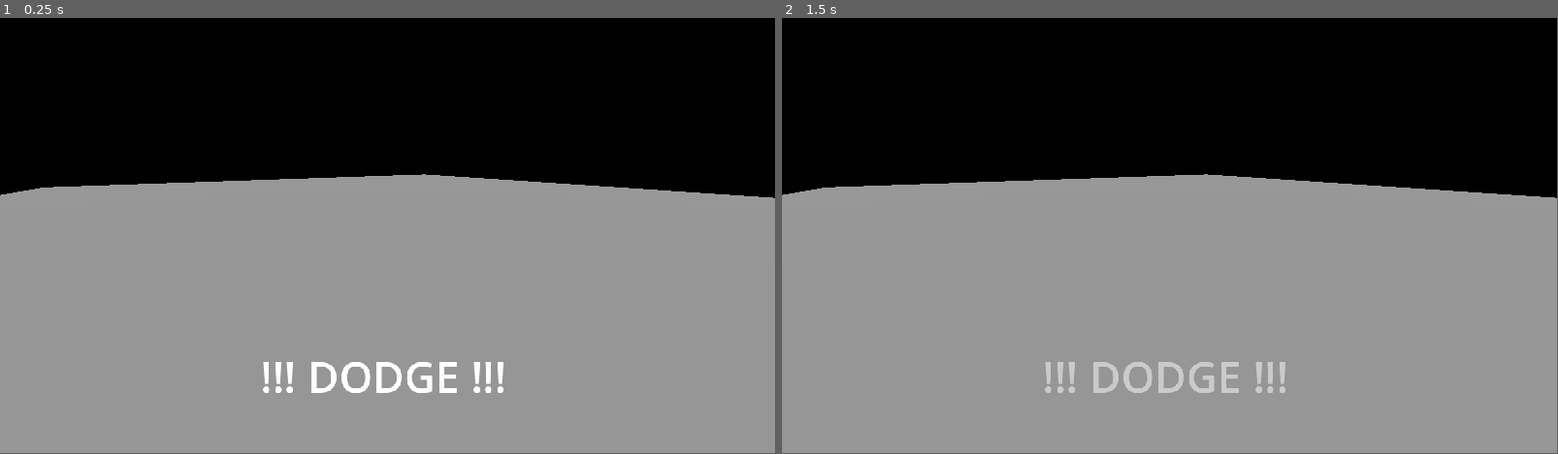
Above: before the commit, frames 1-2 (left to right).
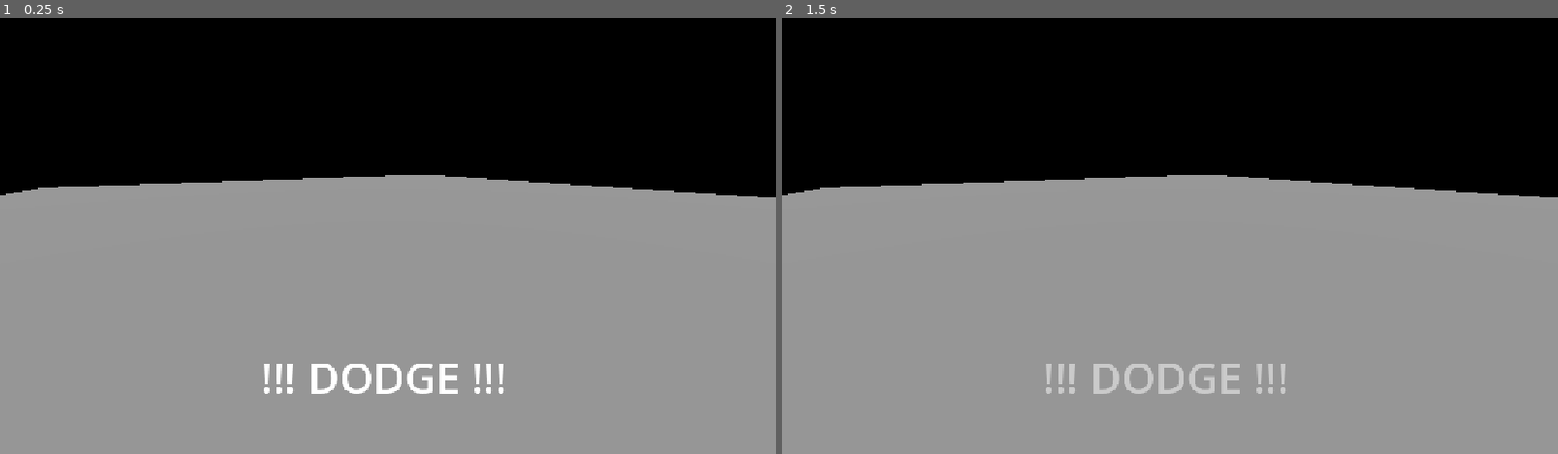
Above: after the commit, the same moments.

Repository: Game-Development-Club-at-UMD/Ludum-Dare-58
Game: Godot game, scene res://Main Scene/Main Scene.tscn
The game is run twice, just before and just after one commit, with the same random seed, the same clock (stepped at 60 frames per second) and the same inputs. Before the commit the project has no main scene; this scene is started directly in both runs.
Inputs (mouse positions are in pixels of both pictures, inside the frame that each line leads up to):
- Up to frame 1 (0.25 s): no input
- Up to frame 2 (1.5 s): tap Enter (ui_accept) at 0.5, 0.77, 1.25 s; move the mouse to (1340, 214) at 0.52 s; tap Space (Dodge) at 0.6 s; move the mouse to (1014, 257) at 1.27 s; click (1014, 257) at 1.35 s
In our replay, the window is 799x449 before the commit and 800x450 after it. These sizes can differ from the game's own. Grey fills any space a smaller window leaves; there, only what the larger window draws over its background counts as a difference.

The runs differ from the first frame. In frame 1, 0.5% of the frame differs, in the area x 0-100%, y 0-87%; in frame 2, 0.4%.

Commit message:
A start to the main menu (#2)
* A start to the main menu

its a start, needs to be adjusted for resizing the screen and the code for changing the main menu to the main game

* Slight Optimizations - Aria Williams
Swapped direct references to nodes of format:
$GrandparentNode/ParentNode/TargetNode.doFunction()
to format:
@onready var target_node = $GrandparentNode/ParentNode/TargetNode
target_node.doFunction()
for easier bugfixing in the future if node hierarchy ever changes
---------

Co-authored-by: Aria-Williams <159070680+Area9579@users.noreply.github.com>

Diff:
--- /dev/null
+++ b/ludum-dare-58/Main Menu/default_bus_layout.tres
@@ -0,0 +1,15 @@
+[gd_resource type="AudioBusLayout" format=3 uid="uid://b6nxmssy3d6mc"]
+
+[resource]
+bus/1/name = &"MUSIC"
+bus/1/solo = false
+bus/1/mute = false
+bus/1/bypass_fx = false
+bus/1/volume_db = 0.0
+bus/1/send = &"Master"
+bus/2/name = &"SFX"
+bus/2/solo = false
+bus/2/mute = false
+bus/2/bypass_fx = false
+bus/2/volume_db = 0.0
+bus/2/send = &"Master"
--- /dev/null
+++ b/ludum-dare-58/Main Menu/main_menu.gd
@@ -0,0 +1,65 @@
+extends Node2D
+
+
+@onready var sfx_volume: HSlider = $MarginContainer/VBoxContainer/SettingMenu/HBoxContainer3/SFXVolume
+@onready var music_volume: HSlider = $MarginContainer/VBoxContainer/SettingMenu/HBoxContainer2/MusicVolume
+@onready var main_volume: HSlider = $MarginContainer/VBoxContainer/SettingMenu/HBoxContainer/MainVolume
+@onready var play: Button = $MarginContainer/VBoxContainer/MainButtons/Play
+@onready var settings: Button = $MarginContainer/VBoxContainer/MainButtons/Settings
+@onready var credits: Button = $MarginContainer/VBoxContainer/MainButtons/Credits
+@onready var quit: Button = $MarginContainer/VBoxContainer/MainButtons/Quit
+@onready var fullscreen: CheckBox = $MarginContainer/VBoxContainer/SettingMenu/Fullscreen
+@onready var main_buttons: VBoxContainer = $MarginContainer/VBoxContainer/MainButtons
+@onready var setting_menu: VBoxContainer = $MarginContainer/VBoxContainer/SettingMenu
+@onready var back: Button = $MarginContainer/VBoxContainer/SettingMenu/Back
+@onready var credits_menu: VBoxContainer = $MarginContainer/VBoxContainer/CreditsMenu
+@onready var credits_back: Button = $MarginContainer/VBoxContainer/CreditsMenu/Back
+
+
+func _ready() -> void:
+	play.grab_focus()
+	fullscreen.button_pressed = true if DisplayServer.window_get_mode() == DisplayServer.WINDOW_MODE_EXCLUSIVE_FULLSCREEN else false
+	main_volume.value = db_to_linear(AudioServer.get_bus_volume_db(AudioServer.get_bus_index("Master")))
+	music_volume.value = db_to_linear(AudioServer.get_bus_volume_db(AudioServer.get_bus_index("MUSIC")))
+	sfx_volume.value = db_to_linear(AudioServer.get_bus_volume_db(AudioServer.get_bus_index("SFX")))
+
+func _on_play_pressed() -> void:
+	print("change scene")
+
+func _on_settings_pressed() -> void:
+	main_buttons.visible = false
+	setting_menu.visible = true
+	back.grab_focus()
+
+func _on_credits_pressed() -> void:
+	main_buttons.visible = false
+	credits_menu.visible = true
+	credits_back.grab_focus()
+
+func _on_quit_pressed() -> void:
+	get_tree().quit()
+
+func _on_back_pressed() -> void:
+	main_buttons.visible = true
+	if setting_menu.visible:
+		setting_menu.visible = false
+		settings.grab_focus()
+	if credits_menu.visible:
+		credits_menu.visible = false
+		credits.grab_focus()
+
+
+func _on_fullscreen_toggled(toggled_on: bool) -> void:
+	if toggled_on:
+		DisplayServer.window_set_mode(DisplayServer.WINDOW_MODE_EXCLUSIVE_FULLSCREEN)
+	else:
+		DisplayServer.window_set_mode(DisplayServer.WINDOW_MODE_MAXIMIZED)
+
+func _on_main_volume_value_changed(value: float) -> void:
+	AudioServer.set_bus_volume_linear(AudioServer.get_bus_index("Master"), value)
+
+func _on_music_volume_value_changed(value: float) -> void:
+	AudioServer.set_bus_volume_linear(AudioServer.get_bus_index("MUSIC"), value)
+
+func _on_sfx_volume_value_changed(value: float) -> void:
+	AudioServer.set_bus_volume_linear(AudioServer.get_bus_index("SFX"), value)
--- /dev/null
+++ b/ludum-dare-58/Main Menu/main_menu.tscn
@@ -0,0 +1,178 @@
+[gd_scene load_steps=3 format=3 uid="uid://thtjuhs0ipk8"]
+
+[ext_resource type="Script" uid="uid://deq27ctbeiesq" path="res://Main Menu/main_menu.gd" id="1_vccqd"]
+
+[sub_resource type="LabelSettings" id="LabelSettings_pqn6e"]
+font_size = 70
+outline_size = 10
+outline_color = Color(0, 0, 0, 1)
+
+[node name="MainMenu" type="Node2D"]
+script = ExtResource("1_vccqd")
+
+[node name="MarginContainer" type="MarginContainer" parent="."]
+offset_left = 51.0
+offset_top = 71.0
+offset_right = 1108.0
+offset_bottom = 621.0
+size_flags_horizontal = 3
+size_flags_vertical = 3
+
+[node name="VBoxContainer" type="VBoxContainer" parent="MarginContainer"]
+layout_mode = 2
+theme_override_constants/separation = 50
+
+[node name="Title" type="Label" parent="MarginContainer/VBoxContainer"]
+layout_mode = 2
+text = "The Creature Collector"
+label_settings = SubResource("LabelSettings_pqn6e")
+horizontal_alignment = 1
+vertical_alignment = 1
+
+[node name="MainButtons" type="VBoxContainer" parent="MarginContainer/VBoxContainer"]
+layout_mode = 2
+theme_override_constants/separation = 20
+
+[node name="Play" type="Button" parent="MarginContainer/VBoxContainer/MainButtons"]
+layout_mode = 2
+size_flags_vertical = 3
+theme_override_font_sizes/font_size = 50
+text = "Play"
+
+[node name="Settings" type="Button" parent="MarginContainer/VBoxContainer/MainButtons"]
+layout_mode = 2
+size_flags_vertical = 3
+theme_override_font_sizes/font_size = 50
+text = "Settings"
+
+[node name="Credits" type="Button" parent="MarginContainer/VBoxContainer/MainButtons"]
+layout_mode = 2
+size_flags_vertical = 3
+theme_override_font_sizes/font_size = 50
+text = "Credits"
+
+[node name="Quit" type="Button" parent="MarginContainer/VBoxContainer/MainButtons"]
+layout_mode = 2
+size_flags_vertical = 3
+theme_override_font_sizes/font_size = 50
+text = "Quit"
+
+[node name="SettingMenu" type="VBoxContainer" parent="MarginContainer/VBoxContainer"]
+visible = false
+layout_mode = 2
+theme_override_constants/separation = 16
+
+[node name="Back" type="Button" parent="MarginContainer/VBoxContainer/SettingMenu"]
+custom_minimum_size = Vector2(353, 0)
+layout_mode = 2
+size_flags_horizontal = 4
+theme_override_font_sizes/font_size = 50
+text = "Back"
+
+[node name="Fullscreen" type="CheckBox" parent="MarginContainer/VBoxContainer/SettingMenu"]
+layout_mode = 2
+theme_override_font_sizes/font_size = 30
+text = "Fullscreen"
+alignment = 1
+
+[node name="HBoxContainer" type="HBoxContainer" parent="MarginContainer/VBoxContainer/SettingMenu"]
+custom_minimum_size = Vector2(500, 0)
+layout_mode = 2
+size_flags_horizontal = 4
+theme_override_constants/separation = 28
+
+[node name="Label" type="Label" parent="MarginContainer/VBoxContainer/SettingMenu/HBoxContainer"]
+layout_mode = 2
+theme_override_font_sizes/font_size = 30
+text = "Main Volume"
+
+[node name="MainVolume" type="HSlider" parent="MarginContainer/VBoxContainer/SettingMenu/HBoxContainer"]
+custom_minimum_size = Vector2(250, 60)
+layout_mode = 2
+size_flags_horizontal = 10
+max_value = 1.0
+step = 0.001
+
+[node name="HBoxContainer2" type="HBoxContainer" parent="MarginContainer/VBoxContainer/SettingMenu"]
+custom_minimum_size = Vector2(500, 0)
+layout_mode = 2
+size_flags_horizontal = 4
+theme_override_constants/separation = 28
+
+[node name="Label" type="Label" parent="MarginContainer/VBoxContainer/SettingMenu/HBoxContainer2"]
+layout_mode = 2
+theme_override_font_sizes/font_size = 30
+text = "Music Volume"
+
+[node name="MusicVolume" type="HSlider" parent="MarginContainer/VBoxContainer/SettingMenu/HBoxContainer2"]
+custom_minimum_size = Vector2(250, 60)
+layout_mode = 2
+size_flags_horizontal = 10
+size_flags_vertical = 3
+max_value = 1.0
+step = 0.001
+
+[node name="HBoxContainer3" type="HBoxContainer" parent="MarginContainer/VBoxContainer/SettingMenu"]
+custom_minimum_size = Vector2(500, 0)
+layout_mode = 2
+size_flags_horizontal = 4
+theme_override_constants/separation = 28
+
+[node name="Label" type="Label" parent="MarginContainer/VBoxContainer/SettingMenu/HBoxContainer3"]
+layout_mode = 2
+theme_override_font_sizes/font_size = 30
+text = "SFX Volume"
+
+[node name="SFXVolume" type="HSlider" parent="MarginContainer/VBoxContainer/SettingMenu/HBoxContainer3"]
+custom_minimum_size = Vector2(250, 60)
+layout_mode = 2
+size_flags_horizontal = 10
+size_flags_vertical = 3
+max_value = 1.0
+step = 0.001
+
+[node name="CreditsMenu" type="VBoxContainer" parent="MarginContainer/VBoxContainer"]
+visible = false
+layout_mode = 2
+theme_override_constants/separation = 16
+
+[node name="Label" type="RichTextLabel" parent="MarginContainer/VBoxContainer/CreditsMenu"]
+layout_mode = 2
+size_flags_vertical = 3
+theme_override_font_sizes/normal_font_size = 30
+text = "Game Made By:
+
+Person 1
+Person 2
+Person 3
+Person 4
+Person 5"
+fit_content = true
+horizontal_alignment = 1
+
+[node name="Back" type="Button" parent="MarginContainer/VBoxContainer/CreditsMenu"]
+custom_minimum_size = Vector2(353, 0)
+layout_mode = 2
+size_flags_horizontal = 4
+theme_override_font_sizes/font_size = 30
+text = "Back"
+
+[node name="ColorRect" type="ColorRect" parent="."]
+z_index = -5
+offset_left = -64.0
+offset_top = -51.0
+offset_right = 1201.0
+offset_bottom = 692.0
+mouse_filter = 2
+color = Color(0, 0, 0, 1)
+
+[connection signal="pressed" from="MarginContainer/VBoxContainer/MainButtons/Play" to="." method="_on_play_pressed"]
+[connection signal="pressed" from="MarginContainer/VBoxContainer/MainButtons/Settings" to="." method="_on_settings_pressed"]
+[connection signal="pressed" from="MarginContainer/VBoxContainer/MainButtons/Credits" to="." method="_on_credits_pressed"]
+[connection signal="pressed" from="MarginContainer/VBoxContainer/MainButtons/Quit" to="." method="_on_quit_pressed"]
+[connection signal="pressed" from="MarginContainer/VBoxContainer/SettingMenu/Back" to="." method="_on_back_pressed"]
+[connection signal="toggled" from="MarginContainer/VBoxContainer/SettingMenu/Fullscreen" to="." method="_on_fullscreen_toggled"]
+[connection signal="value_changed" from="MarginContainer/VBoxContainer/SettingMenu/HBoxContainer/MainVolume" to="." method="_on_main_volume_value_changed"]
+[connection signal="value_changed" from="MarginContainer/VBoxContainer/SettingMenu/HBoxContainer2/MusicVolume" to="." method="_on_music_volume_value_changed"]
+[connection signal="value_changed" from="MarginContainer/VBoxContainer/SettingMenu/HBoxContainer3/SFXVolume" to="." method="_on_sfx_volume_value_changed"]
+[connection signal="pressed" from="MarginContainer/VBoxContainer/CreditsMenu/Back" to="." method="_on_back_pressed"]
--- a/ludum-dare-58/project.godot
+++ b/ludum-dare-58/project.godot
@@ -11,8 +11,17 @@
 [application]
 
 config/name="Ludum Dare 58"
+run/main_scene="uid://thtjuhs0ipk8"
 config/features=PackedStringArray("4.5", "Forward Plus")
 config/icon="res://icon.svg"
+
+[audio]
+
+buses/default_bus_layout="res://Main Menu/default_bus_layout.tres"
+
+[display]
+
+window/stretch/mode="canvas_items"
 
 [file_customization]
 
@@ -21,6 +30,7 @@
 "res://Buttons/": "blue",
 "res://Combat/": "orange",
 "res://Limb Scenes/": "purple",
+"res://Main Menu/": "orange",
 "res://Moves/": "green",
 "res://Parent Creature/": "blue"
 }
Not shown, added: ludum-dare-58/Main Menu/main_menu.gd.uid
